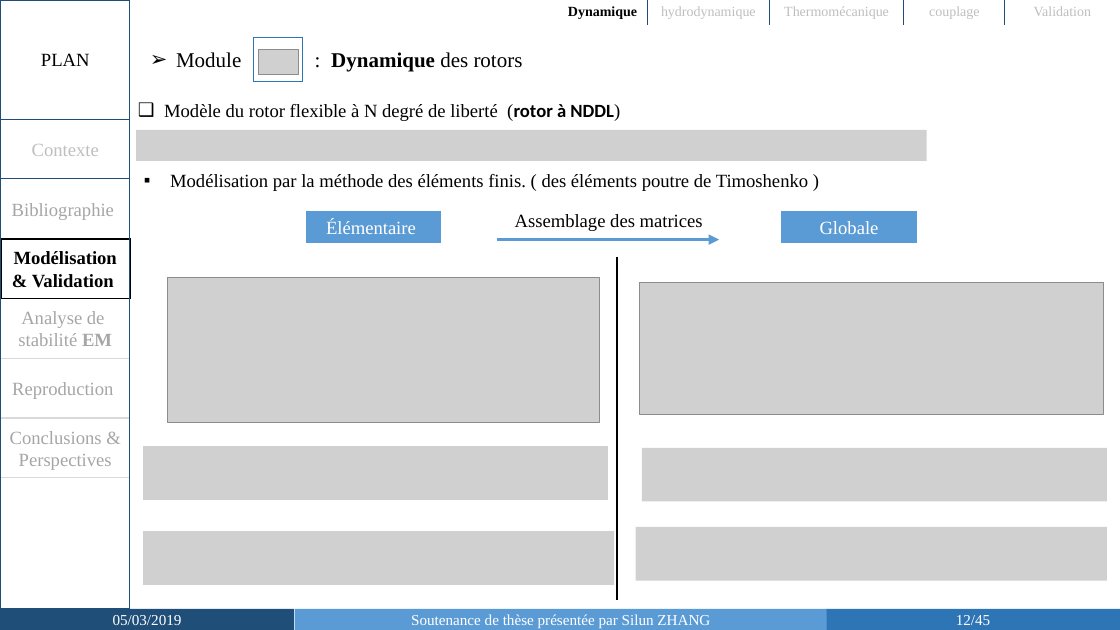
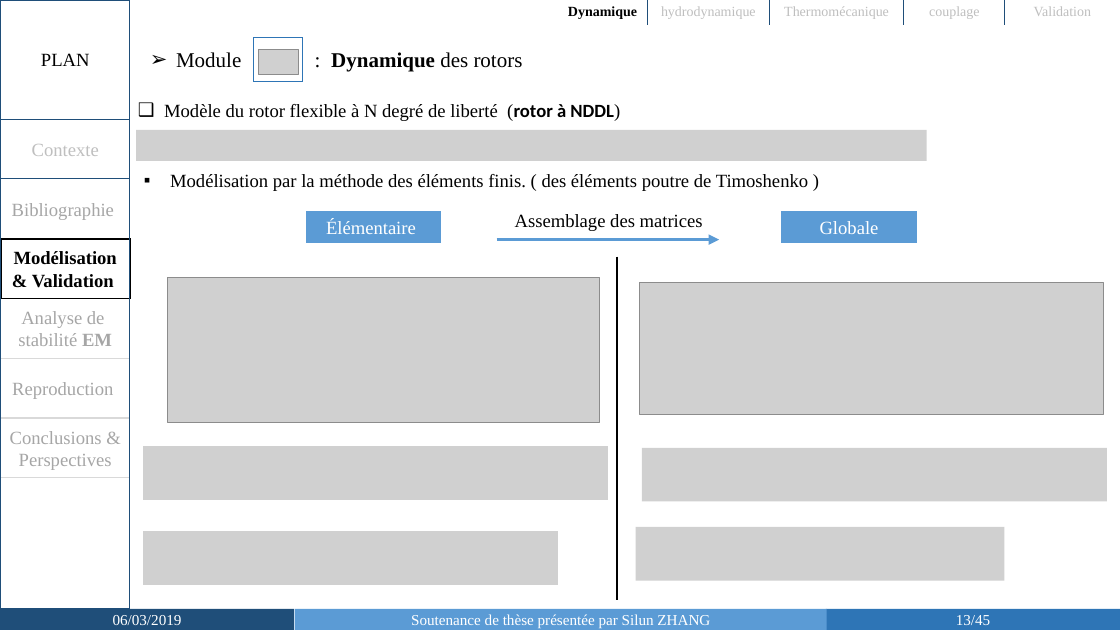
Before and after one commit to SilunZ/SoutenanceThese, a slide deck: slide 13 of Soutenance_Silun ZHANG-slides.pptx (slide 12 before the commit). Drawn at 1120x630 pixels with LibreOffice and Linux fonts; fonts in the diff are those of the drawing; grey boxes stand for pictures. Boxes give left, top, right and bottom in pixels: in the first picture for what was removed or moved away, otherwise in the second. Text is boxed around its words. In the diff, an @@ line names an element or a change of style, - is before the commit and + after.

```diff
--- a/Soutenance_Silun ZHANG-slides.pptx
+++ b/Soutenance_Silun ZHANG-slides.pptx
@@ picture: place and size @@
-picture at [143,531,614,585]
+picture at [143,531,558,585]
@@ picture: place and size @@
-picture at [636,527,1107,581]
+picture at [636,527,1005,581]
@@ text in rectangle at [113,615,182,625]: text changed @@
-05/03/2019
+06/03/2019
@@ page number at [956,615,990,625]: text changed @@
-12/45
+13/45
```
Also in this commit, not shown: 24 other slides changed, 6 slides added.
